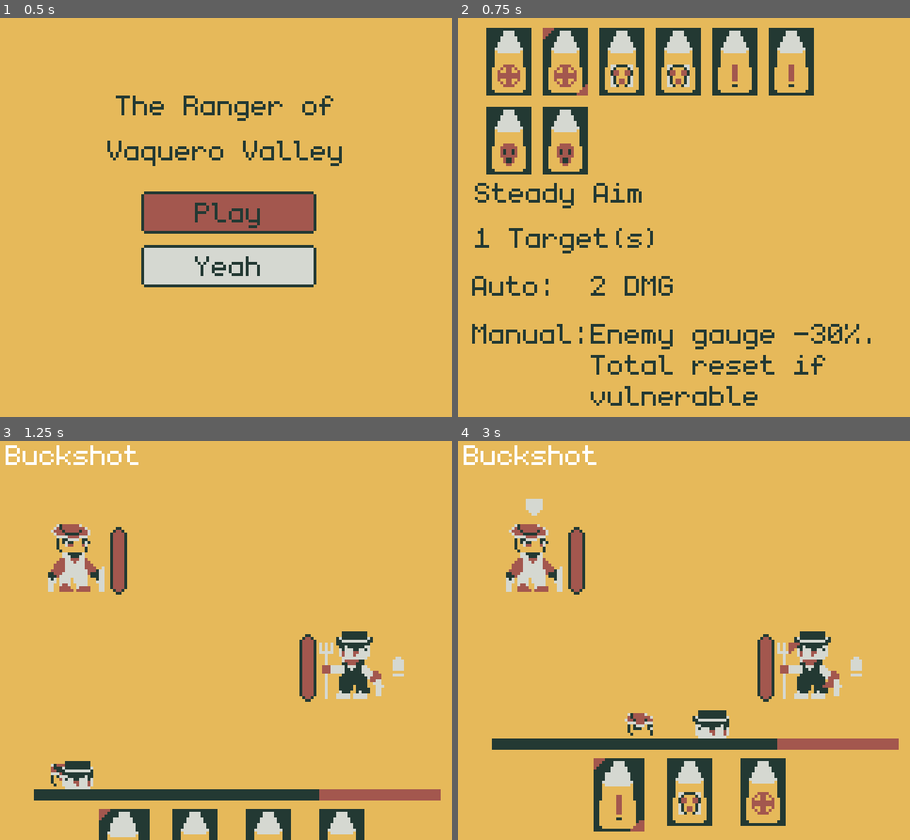
Above: before the commit, frames 1-4 (two rows, left to right).
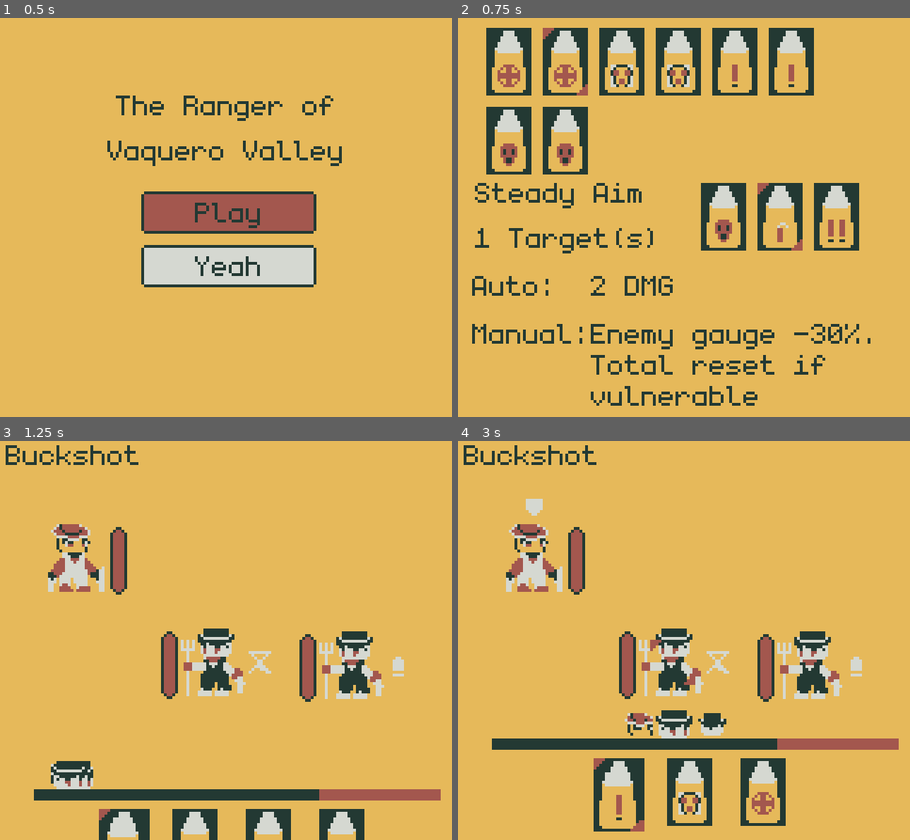
Above: after the commit, the same moments.

Repository: JohnathanRH/GBJAM
Game: Godot game, scene res://screens/main_menu/main_menu.tscn
The game is run twice, just before and just after one commit, with the same random seed, the same clock (stepped at 60 frames per second) and the same inputs.
Inputs:
- Up to frame 1 (0.5 s): no input
- Up to frame 2 (0.75 s): tap Enter (A) at 0.5 s; hold D (pad_right) from 0.53 s (still down); hold ' (B) from 0.53 s (still down)
- Up to frame 3 (1.25 s): keep holding D (pad_right); keep holding ' (B); tap \ (start) at 0.8 s
- Up to frame 4 (3 s): release D (pad_right) at 1.28 s; release ' (B) at 1.28 s; hold S (pad_down) 1.28-2.03 s; tap \ (start) at 1.35, 2.3 s; tap ' (B) at 1.55, 2.85 s; hold D (pad_right) 2.03-2.78 s; hold Enter (A) 2.03-2.78 s; hold W (pad_up) from 2.78 s (still down)

Frame 1 is identical in both runs. In frame 2, 3.3% of the frame differs, in the area x 53-89%, y 41-59%; in frame 3, 2.8%; in frame 4, 3.5%, in the area x 1-84%, y 1-75%.
Error before the commit: Attempt to call function 'unselected' in base 'null instance' on a null instance. (res://screens/bullet_pick/bullet_pick.gd:46)

Commit message:
Crash fix

Diff:
--- a/wild-west/common/float_up_text/float_up_text.tscn
+++ b/wild-west/common/float_up_text/float_up_text.tscn
@@ -6,6 +6,7 @@
 [node name="FloatUpText" type="Label" unique_id=1455399636]
 offset_right = 12.0
 offset_bottom = 12.0
+theme_override_colors/font_color = Color(0.13725491, 0.22352941, 0.2, 1)
 theme_override_font_sizes/font_size = 16
 text = "1.0"
 script = ExtResource("1_77rtt")
--- /dev/null
+++ b/wild-west/save_files/my_save.tres
@@ -0,0 +1,10 @@
+[gd_resource type="Resource" script_class="SaveFile" format=3]
+
+[ext_resource type="Resource" path="res://entities/player/default.tres" id="1_tak3b"]
+[ext_resource type="Script" path="res://common/resources/save_file.gd" id="2_j2gni"]
+
+[resource]
+script = ExtResource("2_j2gni")
+player_resource = ExtResource("1_tak3b")
+stage_number = 1
+metadata/_custom_type_script = "uid://j5umjqs4dddh"
--- a/wild-west/screens/bullet_pick/bullet_pick.gd
+++ b/wild-west/screens/bullet_pick/bullet_pick.gd
@@ -42,14 +42,15 @@
 	SaveManager.save()
 
 func set_loot_pointer(value: int) -> void:
-	var old_button: SelectableBullet = $LootContainer.get_child(loot_pointer)
-	old_button.unselected()
-	if value >= $LootContainer.get_child_count():
-		loot_pointer = 0
-	else:
-		loot_pointer = value
-	var button: SelectableBullet = $LootContainer.get_child(loot_pointer)
-	button.selected()
+	if $LootContainer.get_child_count() > 0:
+		var old_button: SelectableBullet = $LootContainer.get_child(loot_pointer)
+		old_button.unselected()
+		if value >= $LootContainer.get_child_count():
+			loot_pointer = 0
+		else:
+			loot_pointer = value
+		var button: SelectableBullet = $LootContainer.get_child(loot_pointer)
+		button.selected()
 
 func _on_bullet_selected() -> void:
 	var selected_btn: SelectableBullet = $SelectablesContainer.selected_ui
--- a/wild-west/screens/main_game/main_game.tscn
+++ b/wild-west/screens/main_game/main_game.tscn
@@ -73,6 +73,7 @@
 offset_left = 2.0
 offset_right = 68.0
 offset_bottom = 13.0
+theme_override_colors/font_color = Color(0.13725491, 0.22352941, 0.2, 1)
 text = "Bullet Name"
 
 [connection signal="bullet_selected" from="Player" to="." method="_on_player_bullet_selected"]
